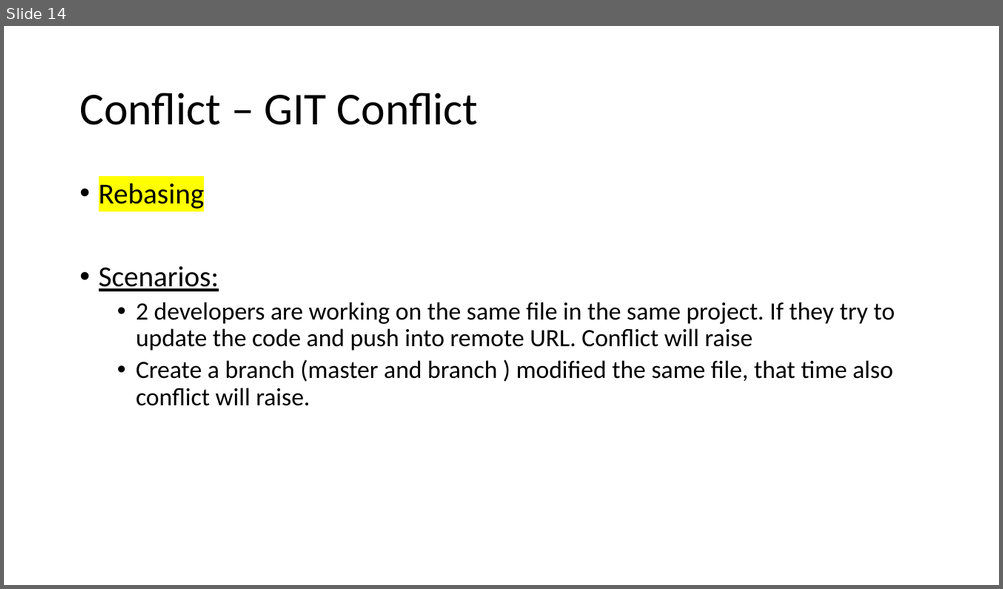
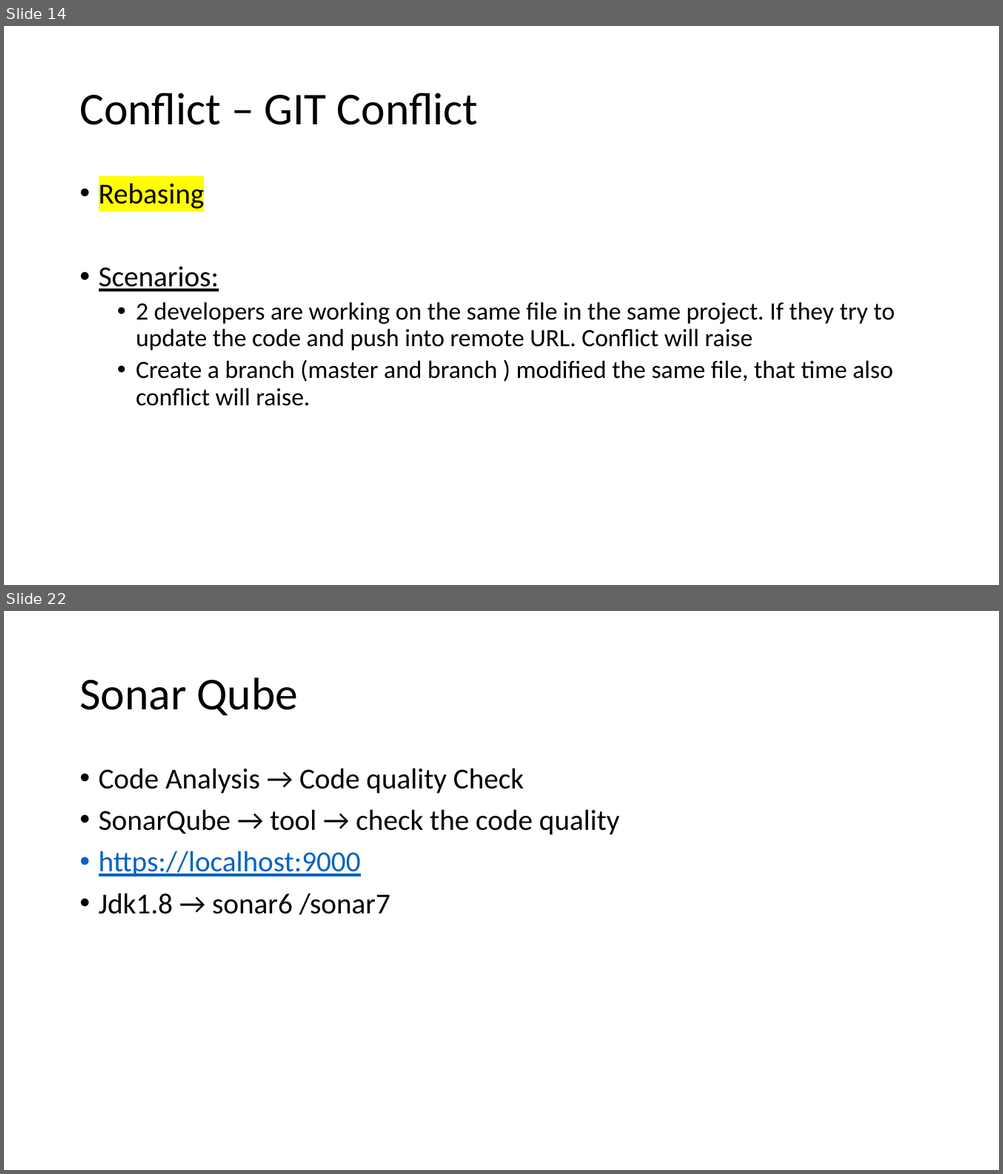
Before and after one commit to Souravpatel/A3_Training, a slide deck: A3 Training - Synchrony.pptx. Shown one above the other, each under a label of ours: slide 14 before the commit, slides 14 and 22 after it; the slides between them are not shown. The pictures are 1003x589 and 1003x1174 pixels, drawn with LibreOffice and Linux fonts; fonts in the diff are those of the drawing. Boxes give left, top, right and bottom in pixels: in the first picture for what was removed or moved away, otherwise in the second. Text is boxed around its words. In the diff, an @@ line names an element or a change of style, - is before the commit and + after.

```diff
--- a/A3 Training - Synchrony.pptx
+++ b/A3 Training - Synchrony.pptx
@@ slide 22 added at (4, 611, 999, 1170), background #FFFFFF @@
@@ title added at (79, 678, 298, 715), 44 pt, text #000000 @@
+Sonar Qube
@@ text added at (99, 768, 620, 915), 28 pt, text #000000 @@
+• Code Analysis → Code quality Check
+• SonarQube → tool → check the code quality
+• https://localhost:9000
+• Jdk1.8 → sonar6 /sonar7
```
Also in this commit, not shown: 3 slides changed, 11 other slides added.
